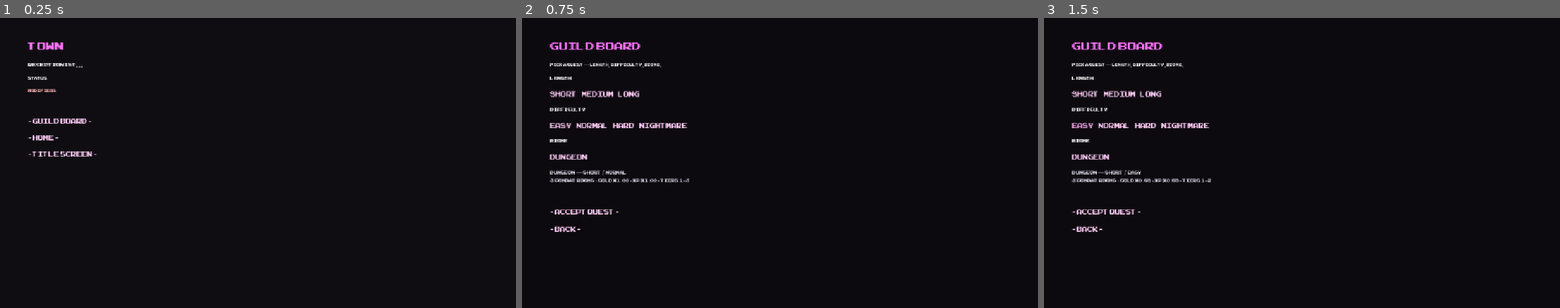
Above: before the commit, frames 1-3 (left to right).
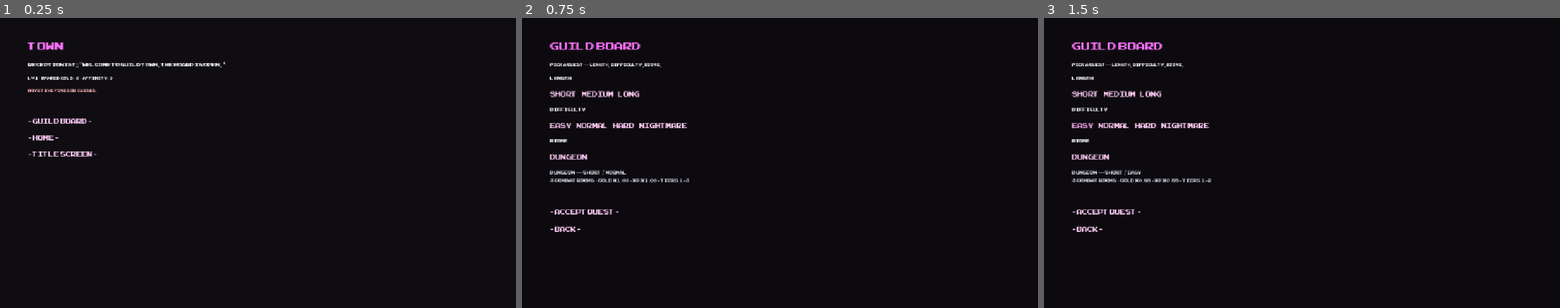
Above: after the commit, the same moments.

Repository: no-release/Temptress
Game: Godot game, scene res://scenes/Town.tscn
The game is run twice, just before and just after one commit, with the same random seed, the same clock (stepped at 60 frames per second) and the same inputs. This scene is started directly instead of the project's main scene.
Inputs:
- Up to frame 1 (0.25 s): no input
- Up to frame 2 (0.75 s): click "- GUILD BOARD -" at 0.5 s
- Up to frame 3 (1.5 s): click "Easy" at 1.25 s

The runs differ from the first frame. In frame 1, 0.5% of the frame differs, in the area x 5-44%, y 14-26%; in frame 2, nothing differs; in frame 3, nothing differs.
Error before the commit: Invalid access to property or key 'pressed' on a base object of type 'null instance'. (res://scripts/Town.gd:38)

Commit message:
Phase 3: Town PayButton

Diff:
--- a/rhythmtap-ui-updated-11/scenes/Town.tscn
+++ b/rhythmtap-ui-updated-11/scenes/Town.tscn
@@ -79,6 +79,12 @@
 size_flags_horizontal = 0
 text = "- HOME -"
 
+[node name="PayButton" type="Button" parent="Margin/VBox"]
+visible = false
+layout_mode = 2
+size_flags_horizontal = 0
+text = "- PAY GUILD FINE -"
+
 [node name="MenuButton" type="Button" parent="Margin/VBox"]
 layout_mode = 2
 size_flags_horizontal = 0
